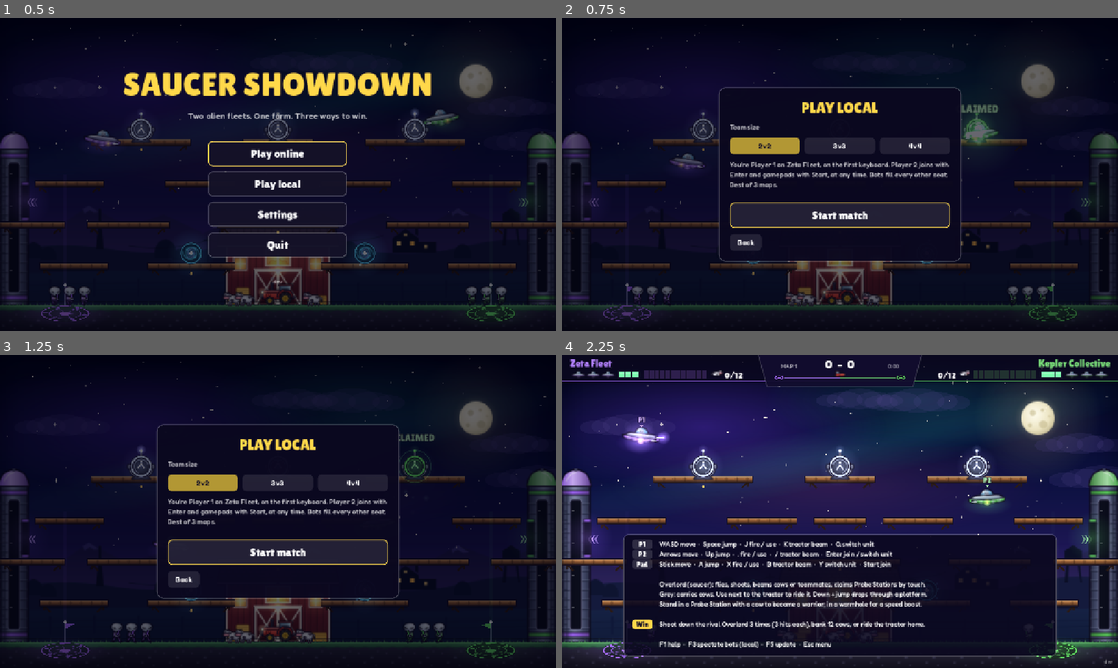
Above: before the commit, frames 1-4 (two rows, left to right).
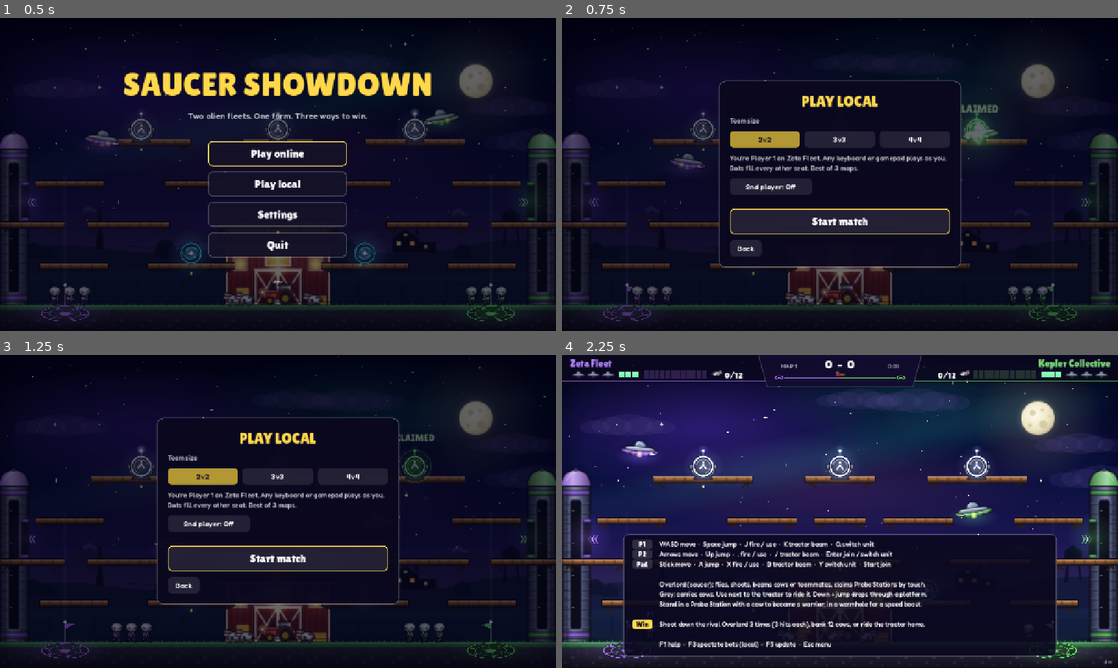
Above: after the commit, the same moments.

Repository: drewburr-labs/saucer-showdown
Game: Godot game, scene res://main.tscn
The game is run twice, just before and just after one commit, with the same random seed, the same clock (stepped at 60 frames per second) and the same inputs.
Inputs:
- Up to frame 1 (0.5 s): no input
- Up to frame 2 (0.75 s): click "Play local" at 0.5 s
- Up to frame 3 (1.25 s): no input
- Up to frame 4 (2.25 s): click "Start match" at 1.25 s; tap Enter at 2 s; hold D from 2.03 s (still down); tap J at 2.1 s

Frame 1 is identical in both runs. In frame 2, 8.2% of the frame differs, in the area x 28-72%, y 19-80%; in frame 3, 8.2%; in frame 4, 1.2%.

Commit message:
2nd player toggle: extra local players can only join when it's on
Off by default. While off, every keyboard and gamepad drives Player 1,
so a stray Enter or gamepad press can't add a player. The toggle is on
the local setup screen and in the online lobby, and is saved.

Diff:
--- a/scripts/input/local_input.gd
+++ b/scripts/input/local_input.gd
@@ -37,15 +37,38 @@
 	return _cur[device][key] and not _prev[device][key]
 
 
-## This tick's state of every device, packed for the host.
-func packet() -> PackedByteArray:
+## This tick's state of every device, packed for the host. With `solo`,
+## nobody else at this machine can join: every device drives the first
+## keyboard's seat, so a stray Enter or gamepad press can't add a player.
+func packet(solo := false) -> PackedByteArray:
 	var p := blank_packet()
+	if solo:
+		_put(p, 0, _merged(), _cur[DEVICES[0]]["join"])
+		return p
 	for i in DEVICES.size():
 		var s: Dictionary = _cur[DEVICES[i]]
-		InputFrame.put(p, i, s)
-		var o := i * InputFrame.UNIT_BYTES + 4
-		p[o] = p[o] | (InputFrame.SWAP if s["swap"] else 0) | (InputFrame.JOIN if s["join"] else 0)
+		_put(p, i, s, s["join"])
 	return p
+
+
+func _put(p: PackedByteArray, i: int, s: Dictionary, join: bool) -> void:
+	InputFrame.put(p, i, s)
+	var o := i * InputFrame.UNIT_BYTES + 4
+	p[o] = p[o] | (InputFrame.SWAP if s["swap"] else 0) | (InputFrame.JOIN if join else 0)
+
+
+## Every device's state as one player's: sticks add up, buttons combine.
+func _merged() -> Dictionary:
+	var out := _blank()
+	for d in DEVICES:
+		var s: Dictionary = _cur[d]
+		out["move"] += s["move"]
+		if out["aim"] == Vector2.ZERO:
+			out["aim"] = s["aim"]
+		for k in ["jump", "action", "beam", "swap"]:
+			out[k] = out[k] or s[k]
+	out["move"] = out["move"].limit_length(1.0)
+	return out
 
 
 static func blank_packet() -> PackedByteArray:
--- a/scripts/main.gd
+++ b/scripts/main.gd
@@ -296,7 +296,8 @@
 
 # --- Matches -------------------------------------------------------------
 
-## Play on this machine against bots; more local players join with Enter or Start.
+## Play on this machine against bots; with "extra_players" on, more local
+## players join with Enter or Start.
 func start_local(greys: int) -> void:
 	if role != Role.OFFLINE:
 		leave()
@@ -696,7 +697,7 @@
 
 
 func _local_packet() -> PackedByteArray:
-	return LocalInput.blank_packet() if _menu.is_open() else _input.packet()
+	return LocalInput.blank_packet() if _menu.is_open() else _input.packet(not Settings.value("extra_players"))
 
 
 func _wants_next() -> bool:
--- a/scripts/settings.gd
+++ b/scripts/settings.gd
@@ -23,6 +23,7 @@
 	"vsync": true,
 	"max_fps": 0,
 	"show_fps": false,
+	"extra_players": false, # more players at this machine can join with Enter or Start
 }
 
 ## Rebindable keyboard actions, in the order the controls page lists them.
--- a/scripts/ui/menus.gd
+++ b/scripts/ui/menus.gd
@@ -26,6 +26,7 @@
 var _local_btns: Array[Button] = []
 var _local_greys := 1
 var _local_blurb: Label
+var _p2_btns: Array[Button] = [] # the "2nd player" toggles, on the local and lobby pages
 var _online_name: LineEdit
 var _code: LineEdit
 var _host_btn: Button
@@ -198,8 +199,10 @@
 			var status: String = up.status_text() if up != null else ""
 			_version.text = (up.version if up != null else "") + ("   ·   " + status if status != "" else "")
 		"local":
-			_local_blurb.text = "You're Player 1 on %s, on the first keyboard. Player 2 joins with %s and gamepads with Start, at any time. Bots fill every other seat. Best of 3 maps." % [
-					Cfg.TEAM_NAMES[0], OS.get_keycode_string(Settings.keys("kb2", "swap")[0])]
+			var who := "Player 2 joins with %s and gamepads with Start, at any time." % _p2_key() \
+					if Settings.value("extra_players") else "Any keyboard or gamepad plays as you."
+			_local_blurb.text = "You're Player 1 on %s. %s Bots fill every other seat. Best of 3 maps." % [
+					Cfg.TEAM_NAMES[0], who]
 			for i in _local_btns.size():
 				_local_btns[i].set_pressed_no_signal(game.TEAM_SIZES[i] == _local_greys)
 		"online":
@@ -208,6 +211,12 @@
 			_refresh_lobby()
 		"pause":
 			_refresh_pause()
+	var on: bool = Settings.value("extra_players")
+	for b in _p2_btns:
+		b.set_pressed_no_signal(on)
+		b.text = "2nd player: On" if on else "2nd player: Off"
+		b.tooltip_text = ("Player 2 joins with %s, gamepads with Start. Click to turn off." % _p2_key()) if on \
+				else "Only you play at this machine; every keyboard and gamepad controls you. Click to let a 2nd player join."
 	var show_toast: bool = game.notice_t > 0.0 and game.notice != ""
 	_toast.visible = show_toast
 	if show_toast:
@@ -282,6 +291,9 @@
 		_local_btns.append(b)
 	_local_blurb = UI.label("", 16, UI.DIM, true)
 	box.add_child(_local_blurb)
+	var p2 := _p2_toggle()
+	p2.size_flags_horizontal = Control.SIZE_SHRINK_BEGIN
+	box.add_child(p2)
 	box.add_child(UI.spacer(4))
 	var start := UI.big_button("Start match", func() -> void: game.start_local(_local_greys))
 	start.size_flags_horizontal = Control.SIZE_FILL
@@ -443,6 +455,7 @@
 		game.leave())
 	bottom.add_child(leave)
 	bottom.add_child(UI.button("Settings", func() -> void: _open_settings("lobby")))
+	bottom.add_child(_p2_toggle())
 	var gap2 := Control.new()
 	gap2.size_flags_horizontal = Control.SIZE_EXPAND_FILL
 	bottom.add_child(gap2)
@@ -531,6 +544,21 @@
 			shown += 1
 		for k in range(shown, per_team):
 			list.add_child(_open_row())
+
+
+## A button that lets (or stops) a second player at this machine joining.
+## Off, every keyboard and gamepad here drives the one player.
+func _p2_toggle() -> Button:
+	var b := UI.button("")
+	b.toggle_mode = true
+	b.custom_minimum_size.x = 190
+	b.toggled.connect(func(on: bool) -> void: Settings.set_value("extra_players", on))
+	_p2_btns.append(b)
+	return b
+
+
+func _p2_key() -> String:
+	return OS.get_keycode_string(Settings.keys("kb2", "swap")[0])
 
 
 func _player_row(e: Dictionary, mine: bool, is_host: bool, team: int) -> Control:
--- a/tests/test_net.gd
+++ b/tests/test_net.gd
@@ -13,6 +13,7 @@
 const RelayClient = preload("res://relay/relay_client.gd")
 const RP = preload("res://relay/relay_protocol.gd")
 const LocalInput = preload("res://scripts/input/local_input.gd")
+const InputFrame = preload("res://scripts/sim/input_frame.gd")
 
 const PORT := 24690
 
@@ -52,6 +53,15 @@
 		return s
 
 
+## kb2 holds right + jump + Enter; nothing else is pressed.
+class TwoDevices extends LocalInput:
+	func _read(device: String) -> Dictionary:
+		var s := _blank()
+		if device == "kb2":
+			s.merge({"move": Vector2.RIGHT, "jump": true, "swap": true, "join": true}, true)
+		return s
+
+
 var _failed := 0
 var _current := ""
 
@@ -69,6 +79,21 @@
 	await _settle()
 	_check(solo.in_match and solo.sim.greys_per_team == 2 and not solo._menu.is_open(), "Play local should start a 3v3 with the menus out of the way")
 	_check(solo.humans.size() == 1, "player 1 should have a seat")
+	_report()
+
+	_current = "2nd player off: every device drives player 1"
+	var two := TwoDevices.new()
+	two.poll()
+	var U := InputFrame.UNIT_BYTES
+	var both := two.packet(false)
+	_check(both[U + 4] & InputFrame.JOIN != 0 and both.decode_s8(U) == 127, "with a 2nd player allowed, kb2 sends its own input and can join")
+	var one := two.packet(true)
+	_check(one.decode_s8(0) == 127 and one[4] & InputFrame.JUMP != 0, "solo, kb2's move and jump should drive player 1")
+	var joins := false
+	for i in range(1, LocalInput.DEVICES.size()):
+		joins = joins or one[i * U + 4] != 0 or one.decode_s8(i * U) != 0
+	_check(not joins, "solo, no other device should send input or a join")
+	_check(one[4] & InputFrame.JOIN == 0, "kb2's Enter shouldn't turn into a join for player 1")
 	_report()
 
 	_current = "offline win: banner, score, next map"
